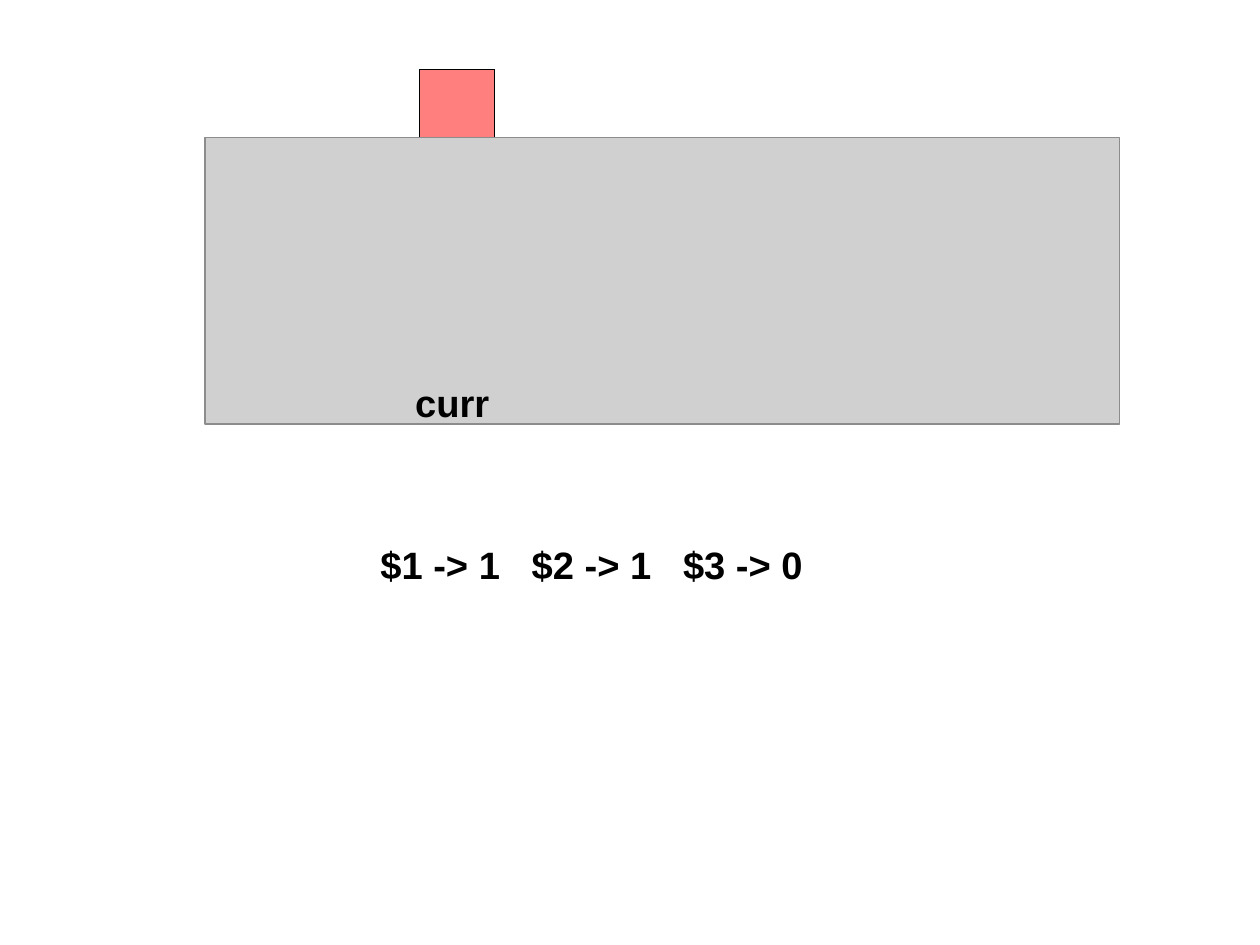
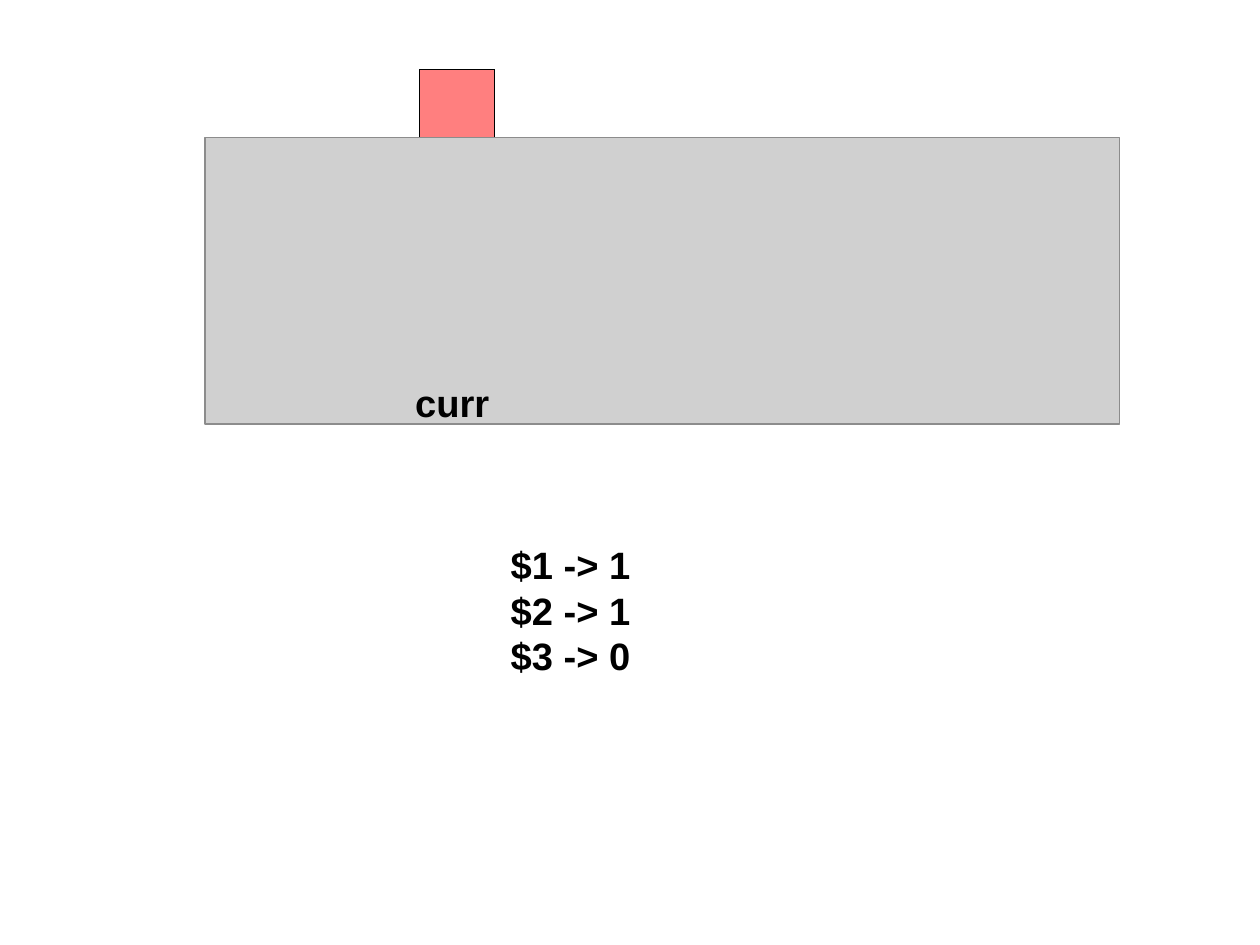
Before and after one commit to waseemilahi/drul, a slide deck: slide 3 of Presentation/MapperAnimation.odp. Drawn at 1260x945 pixels with LibreOffice and Linux fonts; fonts in the diff are those of the drawing; grey boxes stand for pictures. Boxes give left, top, right and bottom in pixels: in the first picture for what was removed or moved away, otherwise in the second. Text is boxed around its words. In the diff, an @@ line names an element or a change of style, - is before the commit and + after.

Commit message:
better presentation of $

```diff
--- a/Presentation/MapperAnimation.odp
+++ b/Presentation/MapperAnimation.odp
@@ text at <box>511,550,630,673</box>: text changed @@
-$1 -> 1 $2 -> 1 $3 -> 0
+$1 -> 1
+$2 -> 1
+$3 -> 0
```
Also in this commit, not shown: 12 other slides changed.
